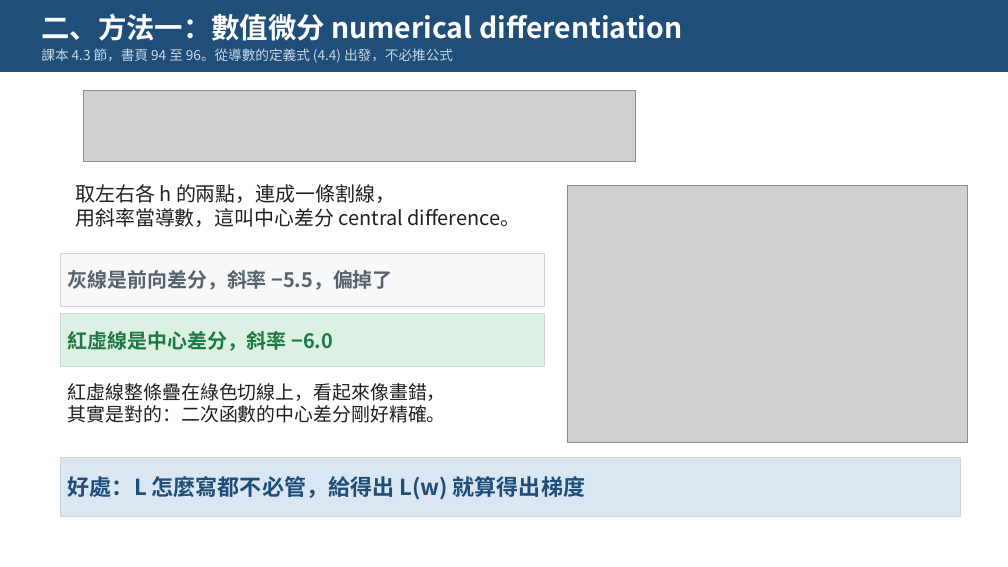
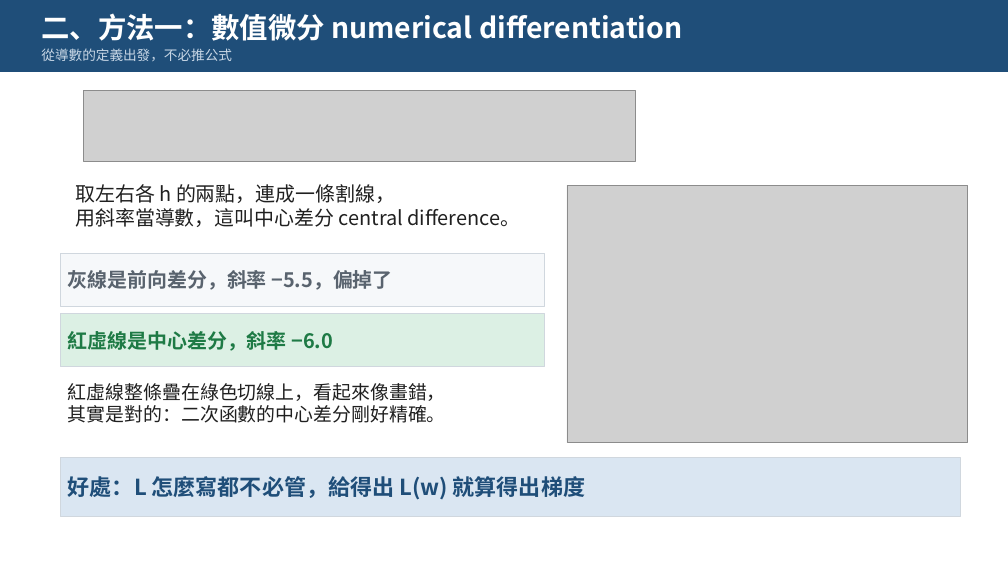
Before and after one commit to pychang-ai/115-1_DLMA, a slide deck: slide 3 of topics/backprop/課外主題_倒傳遞演算法.pptx. Drawn at 1008x567 pixels with LibreOffice and Linux fonts; fonts in the diff are those of the drawing; grey boxes stand for pictures. Boxes give left, top, right and bottom in pixels: in the first picture for what was removed or moved away, otherwise in the second. Text is boxed around its words. In the diff, an @@ line names an element or a change of style, - is before the commit and + after.

```diff
--- a/topics/backprop/課外主題_倒傳遞演算法.pptx
+++ b/topics/backprop/課外主題_倒傳遞演算法.pptx
@@ text at <box>41,48,232,61</box>: text changed @@
-課本 4.3 節，書頁 94 至 96。從導數的定義式 (4.4) 出發，不必推公式
+從導數的定義出發，不必推公式
```
Also in this commit, not shown: 12 other slides changed, 23 other files.
